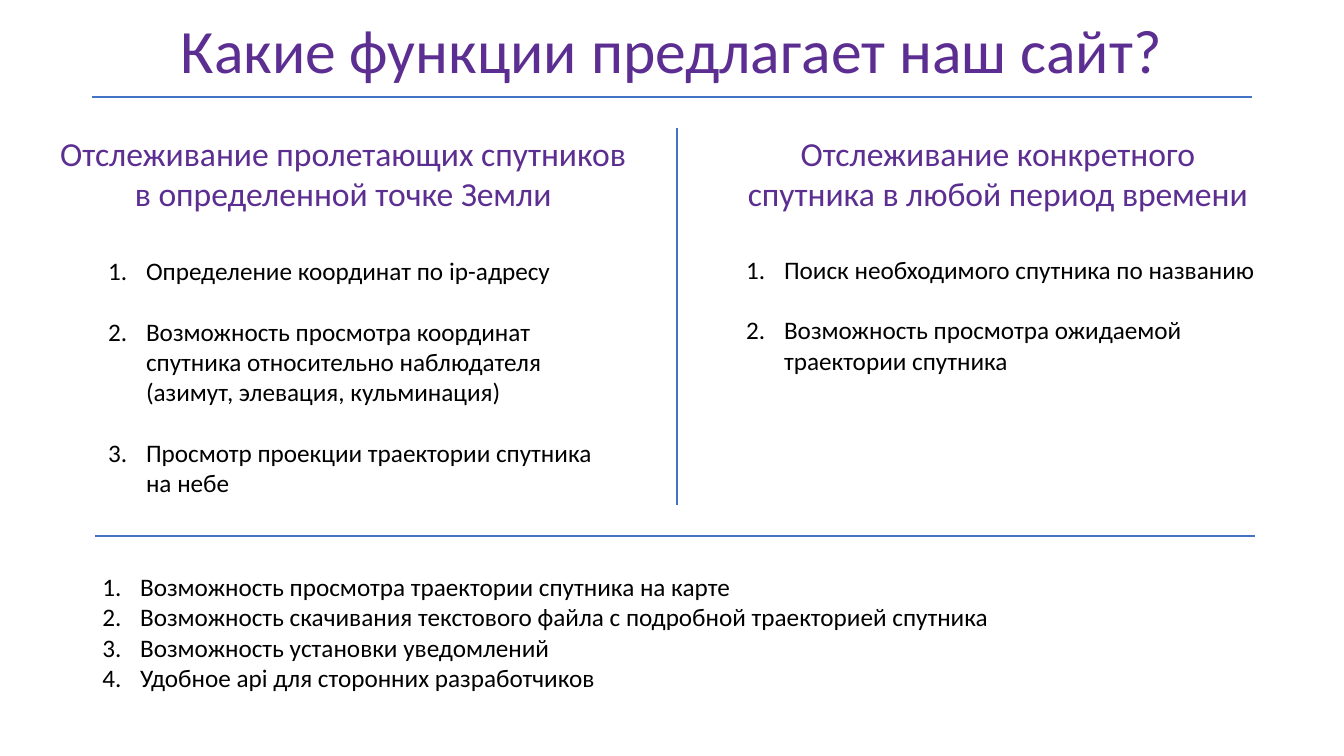
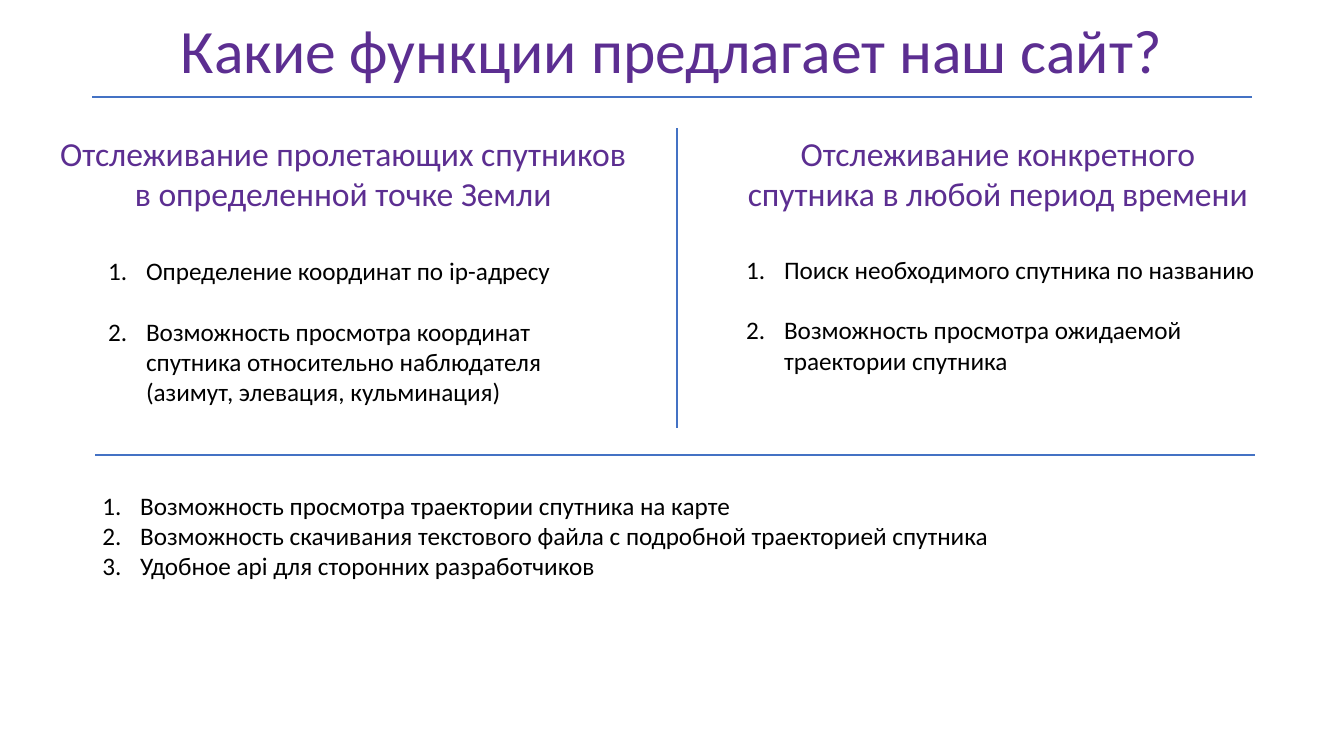
Before and after one commit to SteeperMold/Orbitracker, a slide deck: slide 4 of Orbitalik.pptx. Drawn at 1344x756 pixels with LibreOffice and Linux fonts; fonts in the diff are those of the drawing. Boxes give left, top, right and bottom in pixels: in the first picture for what was removed or moved away, otherwise in the second. Text is boxed around its words. In the diff, an @@ line names an element or a change of style, - is before the commit and + after.

```diff
--- a/Orbitalik.pptx
+++ b/Orbitalik.pptx
@@ line moved from (677, 128) - (677, 505) to (677, 128) - (677, 429) @@
@@ text at box(146, 445, 591, 492): paragraph removed @@
-3. Просмотр проекции траектории спутника на небе
@@ line moved from (96, 536) - (1255, 536) to (96, 455) - (1255, 455) @@
@@ text "Возможность просмотра траектории спутника на ...": place and size @@
-text "Возможность просмотра траектории спутника на ..." at box(140, 579, 987, 691)
+text "Возможность просмотра траектории спутника на ..." at box(140, 498, 987, 579)
@@ text at box(140, 640, 549, 661): paragraph removed @@
-3. Возможность установки уведомлений
```
Also in this commit, not shown: 2 other slides changed, 1 other file.
